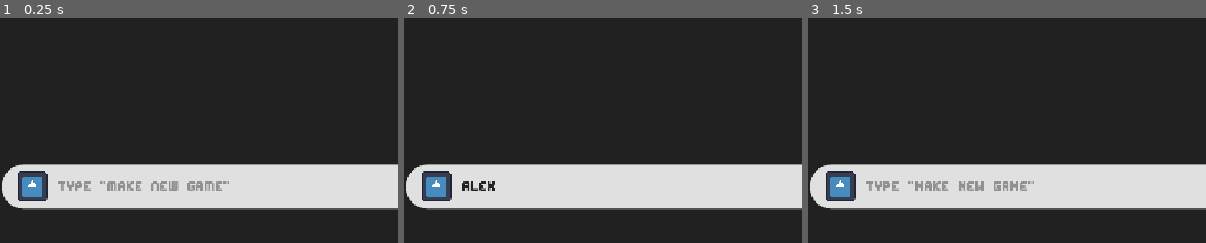
Above: before the commit, frames 1-3 (left to right).
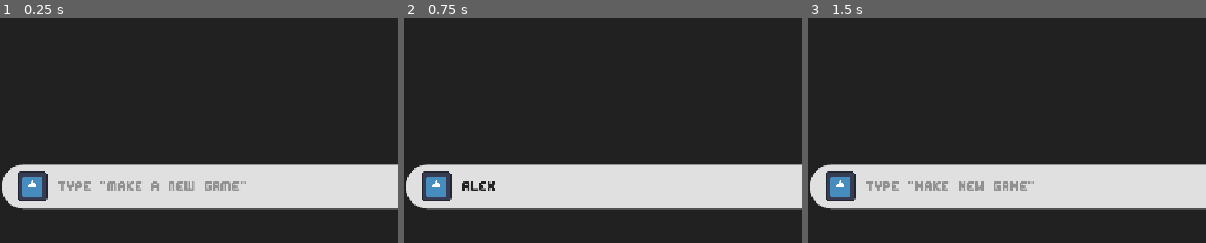
Above: after the commit, the same moments.

Repository: rish497/The-Final-Spark
Game: Godot game, scene res://Scenes/LoadInAnimation.tscn
Two runs of this game, one before a commit and one after it. Both use one fixed random seed, a clock stepped at 60 frames per second and the inputs below. The project has no main scene, so this scene is started directly. The engine's default icon, where the game draws it, is replaced by a stand-in: a white triangle on a blue panel in a dark square.
Inputs (mouse positions are % of the whole screen's width and height, from its top left):
- Up to frame 1 (0.25 s): no input
- Up to frame 2 (0.75 s): click (62, 88) at 0.52 s; type "Alex" at 0.6 s
- Up to frame 3 (1.5 s): click (92, 88) at 1.25 s
The pictures show only the part of the screen within x 25-75%, y 50-100%; the shares and areas given below are measured in that part.

The runs differ from the first frame. In frame 1, 0.6% of the frame differs, in the area x 38-62%, y 72-77%; in frame 2, nothing differs; in frame 3, nothing differs.

Commit message:
Created a Cool Shader

Diff:
--- a/Scenes/LoadInAnimation.tscn
+++ b/Scenes/LoadInAnimation.tscn
@@ -101,7 +101,7 @@
 theme_override_styles/normal = SubResource("StyleBoxEmpty_x7wcp")
 theme_override_styles/focus = SubResource("StyleBoxEmpty_npgmo")
 theme_override_styles/read_only = SubResource("StyleBoxEmpty_lyvr3")
-placeholder_text = "Type \"make new game\""
+placeholder_text = "Type \"make a new game\""
 
 [node name="Button" type="Button" parent="Textpage/SearchBar"]
 layout_mode = 0
--- /dev/null
+++ b/Scenes/transition.tscn
@@ -0,0 +1,91 @@
+[gd_scene load_steps=9 format=3 uid="uid://dluqngklpc5pd"]
+
+[ext_resource type="Shader" uid="uid://cpn454anhhpg0" path="res://transition.gdshader" id="1_ah04o"]
+[ext_resource type="Script" uid="uid://c63g6lhthg6u5" path="res://Scripts/transition.gd" id="1_vlteq"]
+
+[sub_resource type="ShaderMaterial" id="ShaderMaterial_3nmoj"]
+shader = ExtResource("1_ah04o")
+shader_parameter/use_sprite_alpha = true
+shader_parameter/use_transition_texture = false
+shader_parameter/transition_type = 0
+shader_parameter/position = Vector2(0.5, 0.5)
+shader_parameter/invert = false
+shader_parameter/grid_size = Vector2(10, 6)
+shader_parameter/rotation_angle = 0.0
+shader_parameter/global_x_mirror = false
+shader_parameter/global_y_mirror = false
+shader_parameter/local_x_mirror = false
+shader_parameter/local_y_mirror = false
+shader_parameter/stagger = Vector2(0, 0)
+shader_parameter/cumulative_stagger_flip = false
+shader_parameter/cumulative_stagger = Vector2(0, 0)
+shader_parameter/stagger_frequency = Vector2i(2, 2)
+shader_parameter/flip_frequency = Vector2i(1, 1)
+shader_parameter/basic_feather = 0.0
+shader_parameter/use_mask_size = false
+shader_parameter/mask_size = Vector2(100, 100)
+shader_parameter/edges = 6
+shader_parameter/shape_feather = 0.1
+shader_parameter/sectors = 1
+shader_parameter/clock_feather = 0.0
+shader_parameter/progress = 0.0
+shader_parameter/progress_bias = Vector2(10, 10)
+
+[sub_resource type="Gradient" id="Gradient_ah04o"]
+offsets = PackedFloat32Array(0)
+colors = PackedColorArray(0.12941177, 0.12941177, 0.12941177, 1)
+
+[sub_resource type="GradientTexture2D" id="GradientTexture2D_vlteq"]
+gradient = SubResource("Gradient_ah04o")
+
+[sub_resource type="Animation" id="Animation_ah04o"]
+resource_name = "AnimateIN"
+length = 2.0
+step = 0.3
+tracks/0/type = "value"
+tracks/0/imported = false
+tracks/0/enabled = true
+tracks/0/path = NodePath("TextureRect:material:shader_parameter/progress")
+tracks/0/interp = 1
+tracks/0/loop_wrap = true
+tracks/0/keys = {
+"times": PackedFloat32Array(0, 2),
+"transitions": PackedFloat32Array(1, 1),
+"update": 0,
+"values": [15.0, 0.0]
+}
+
+[sub_resource type="Animation" id="Animation_vlteq"]
+length = 0.001
+tracks/0/type = "value"
+tracks/0/imported = false
+tracks/0/enabled = true
+tracks/0/path = NodePath("TextureRect:material:shader_parameter/progress")
+tracks/0/interp = 1
+tracks/0/loop_wrap = true
+tracks/0/keys = {
+"times": PackedFloat32Array(0),
+"transitions": PackedFloat32Array(1),
+"update": 0,
+"values": [0.0]
+}
+
+[sub_resource type="AnimationLibrary" id="AnimationLibrary_vlteq"]
+_data = {
+&"AnimateIN": SubResource("Animation_ah04o"),
+&"RESET": SubResource("Animation_vlteq")
+}
+
+[node name="CanvasLayer" type="CanvasLayer"]
+script = ExtResource("1_vlteq")
+
+[node name="TextureRect" type="TextureRect" parent="."]
+material = SubResource("ShaderMaterial_3nmoj")
+offset_right = 1153.0
+offset_bottom = 653.0
+texture = SubResource("GradientTexture2D_vlteq")
+
+[node name="AnimationPlayer" type="AnimationPlayer" parent="."]
+libraries = {
+&"": SubResource("AnimationLibrary_vlteq")
+}
--- a/Scripts/load_in_animation.gd
+++ b/Scripts/load_in_animation.gd
@@ -26,7 +26,7 @@
 	text_edit.text = ""
 	text_edit.release_focus()
 
-	if input_text == "make new game":
+	if input_text == "make a new game":
 		label.text = "new game"
 		m_1.visible = true
 		r_1.visible = true
@@ -42,6 +42,7 @@
 		text_edit.editable = false
 		text_edit.placeholder_text = "ask anything"
 		await type_text(r2_label)
+		Transition.change_scene(self,"LoadInAnimation")
 
 	else:
 		if not m_1.visible:
--- /dev/null
+++ b/Scripts/transition.gd
@@ -0,0 +1,23 @@
+extends CanvasLayer
+
+@onready var animation: AnimationPlayer = $AnimationPlayer
+
+
+var last_scene_name: String
+var scene_dir_path := "res://Scenes/"
+func _ready() -> void:
+	self.visible = false
+
+func change_scene(from: Node, to_scene_name: String) -> void:
+	self.visible=true
+	last_scene_name = from.name
+
+	animation.play("AnimateIN")
+	await animation.animation_finished
+
+	var full_path := scene_dir_path + to_scene_name + ".tscn"
+	get_tree().change_scene_to_file(full_path)
+
+	animation.play_backwards("AnimateIN")
+	await animation.animation_finished
+	self.visible = false
--- a/project.godot
+++ b/project.godot
@@ -14,6 +14,10 @@
 config/features=PackedStringArray("4.5", "GL Compatibility")
 config/icon="res://icon.svg"
 
+[autoload]
+
+Transition="*res://Scenes/transition.tscn"
+
 [display]
 
 window/stretch/mode="canvas_items"
--- /dev/null
+++ b/transition.gdshader
@@ -0,0 +1,190 @@
+shader_type canvas_item;
+
+uniform bool use_sprite_alpha = true;
+uniform bool use_transition_texture = false;
+uniform sampler2D transition_texture;
+uniform int transition_type: hint_enum("Basic", "Mask", "Shape", "Clock") = 0;
+
+group_uniforms positioning;
+uniform vec2 position = vec2(0,0);
+uniform bool invert = false;
+uniform vec2 grid_size = vec2(1.0, 1.0);
+uniform float rotation_angle = 0.0;
+
+group_uniforms positioning.mirror;
+uniform bool global_x_mirror = false;
+uniform bool global_y_mirror = false;
+uniform bool local_x_mirror = false;
+uniform bool local_y_mirror = false;
+
+group_uniforms positioning.stagger;
+uniform vec2 stagger = vec2(0.0, 0.0);
+uniform bool cumulative_stagger_flip = false;
+uniform vec2 cumulative_stagger = vec2(0, 0);
+uniform ivec2 stagger_frequency = ivec2(2, 2);
+uniform ivec2 flip_frequency = ivec2(1, 1);
+
+group_uniforms basic_transition_controls;
+uniform float basic_feather = 0.0;
+
+group_uniforms mask_transition_controls;
+uniform sampler2D mask_texture;
+uniform bool use_mask_size = false;
+uniform vec2 mask_size = vec2(100.0);
+
+group_uniforms shape_transition_controls;
+uniform int edges : hint_range(3, 64) = 6; // default hexagon
+uniform float shape_feather : hint_range(0.0, 10.0) = 0.1;
+
+group_uniforms clock_transition_controls;
+uniform int sectors : hint_range(1, 128) = 1;
+uniform float clock_feather : hint_range(0.0, 16.0) = 0.0;
+
+group_uniforms animation;
+uniform float progress = 0.0;
+uniform vec2 progress_bias = vec2(0.0);
+
+varying vec4 modulate;
+
+vec2 use_actual_texture_size(vec2 uv, vec2 texture_size) {
+
+	uv -= 0.5;
+	vec2 uv_deriv = fwidth(uv);
+	float screen_ratio = uv_deriv.x / uv_deriv.y;
+	float texture_ratio = texture_size.x / texture_size.y;
+	float mixed_ratio = texture_ratio * screen_ratio;
+
+	if (screen_ratio > texture_ratio) {
+		uv.x /= mixed_ratio;
+	} else {
+		uv.y *= mixed_ratio;
+	}
+
+	return uv + 0.5;
+}
+
+vec2 get_stagger_offset(vec2 grid) {
+	vec2 cells = floor(grid);
+	float offset_row = mod(cells.y, float(stagger_frequency.x)) == 0.0 ? 0.5 : 0.0;
+	float offset_col = mod(cells.x, float(stagger_frequency.y)) == 0.0 ? 0.5 : 0.0;
+
+	float row_index = cumulative_stagger_flip ? (grid_size.y - 1.0 - cells.y) : cells.y;
+	float col_index = cumulative_stagger_flip ? (grid_size.x - 1.0 - cells.x) : cells.x;
+
+	return vec2(
+		offset_row * (stagger.x + row_index * cumulative_stagger.x),
+		offset_col * (stagger.y + col_index * cumulative_stagger.y)
+	);
+}
+
+vec2 get_grid_flip(vec2 grid) {
+	vec2 cells = floor(grid);
+	float flip_row = mod(cells.y, float(flip_frequency.x)) == 0.0 ? 1.0 : -1.0;
+	float flip_col = mod(cells.x, float(flip_frequency.y)) == 0.0 ? 1.0 : -1.0;
+
+	return vec2(
+		flip_row * grid.x,
+		flip_col * grid.y
+	);
+}
+
+vec2 rotate(vec2 v, float angle) {
+	return mat2(
+		vec2(cos(angle), sin(angle)),
+		vec2(-sin(angle), cos(angle))
+		) * v;
+}
+
+vec2 get_edges(float center, float width) {
+	float half_width = width * 0.5;
+	float edge0 = center - half_width;
+	float edge1 = center + half_width + 1e-5;
+	return vec2(edge0, edge1);
+}
+
+float get_local_progress(vec2 grid) {
+    vec2 cell = floor(grid);
+	// Easier to control bias values
+	vec2 pretty_bias = progress_bias / 10.0;
+    float offset = dot(cell, pretty_bias);
+    return progress - offset;
+}
+
+vec2 apply_mirror(vec2 uv, bool mirror_x, bool mirror_y) {
+    vec2 mirrored = 0.5 - abs(uv - 0.5);
+    vec2 toggle = vec2(float(mirror_x), float(mirror_y));
+    return mix(uv, mirrored, toggle);
+}
+
+void vertex() {
+	modulate = COLOR;
+}
+
+void fragment() {
+	vec2 mirrored_uv = apply_mirror(UV, global_x_mirror, global_y_mirror);
+
+	vec2 grid = mirrored_uv * grid_size;
+	vec2 offset_uv = grid + get_stagger_offset(grid);
+	vec2 grid_flipped_uv = get_grid_flip(offset_uv);
+	vec2 tiled_uv = fract(grid_flipped_uv);
+
+	tiled_uv = apply_mirror(tiled_uv, local_x_mirror, local_y_mirror);
+
+	vec2 uv = (tiled_uv - position) * 2.0;
+	uv = rotate(uv, radians(rotation_angle));
+
+	float local_progress = get_local_progress(grid);
+
+	COLOR = texture(TEXTURE, UV) * modulate;
+	float alpha = COLOR.a;
+	float transition_progress = 0.0;
+
+	if (transition_type == 1) {
+		vec2 mask_zoom_uv = uv / local_progress;
+		vec2 mask_zoom_uv_01 = mask_zoom_uv * 0.5 + 0.5;
+		mask_zoom_uv_01 = use_mask_size ? use_actual_texture_size(mask_zoom_uv_01, mask_size) : mask_zoom_uv_01;
+
+		transition_progress = texture(mask_texture, mask_zoom_uv_01).r;
+
+	} else if(transition_type == 2) {
+    	float radius = length(uv);
+	    float angle = atan(uv.y, uv.x);
+		float sector_angle = 2.0 * PI / float(edges);
+		float half_sector = sector_angle / 2.0;
+		// Define polygon sectors using the power of trigonometry
+		float d = cos(half_sector) / cos(mod(angle + half_sector, sector_angle) - half_sector);
+
+		vec2 smooth_edges = get_edges(local_progress, shape_feather);
+		transition_progress = smoothstep(smooth_edges.x, smooth_edges.y, radius / d);
+
+	} else if (transition_type == 3) {
+		float radius = length(uv);
+		float angle = atan(uv.y, uv.x);
+		float sector_angle = 2.0 * PI / float(sectors);
+		float half_sector = sector_angle / 2.0;
+		angle = mod(angle - half_sector, sector_angle);
+
+		float progress_angle = local_progress * 2.0 * PI / float(sectors);
+		float smooth_angle = smoothstep(0.0, clock_feather, progress_angle - angle);
+		transition_progress = smooth_angle;
+
+	} else {
+		vec2 smooth_edges = get_edges(local_progress, basic_feather);
+
+		float separation_x = smoothstep(smooth_edges.x, smooth_edges.y, abs(uv.x));
+		float separation_y = smoothstep(smooth_edges.x, smooth_edges.y, abs(uv.y));
+		transition_progress = max(separation_x, separation_y);
+	}
+
+	alpha = invert ? 1.0 - transition_progress : transition_progress;
+	alpha = use_sprite_alpha ? min(COLOR.a, alpha) : alpha;
+
+	vec4 transition_color = texture(transition_texture, UV);
+
+	if (use_transition_texture) {
+		vec4 chosen_color = mix(transition_color, COLOR, alpha);
+		COLOR = chosen_color;
+	} else {
+		COLOR.a = alpha;
+	}
+}
Not shown, added: Scripts/transition.gd.uid
Not shown, added: transition.gdshader.uid
